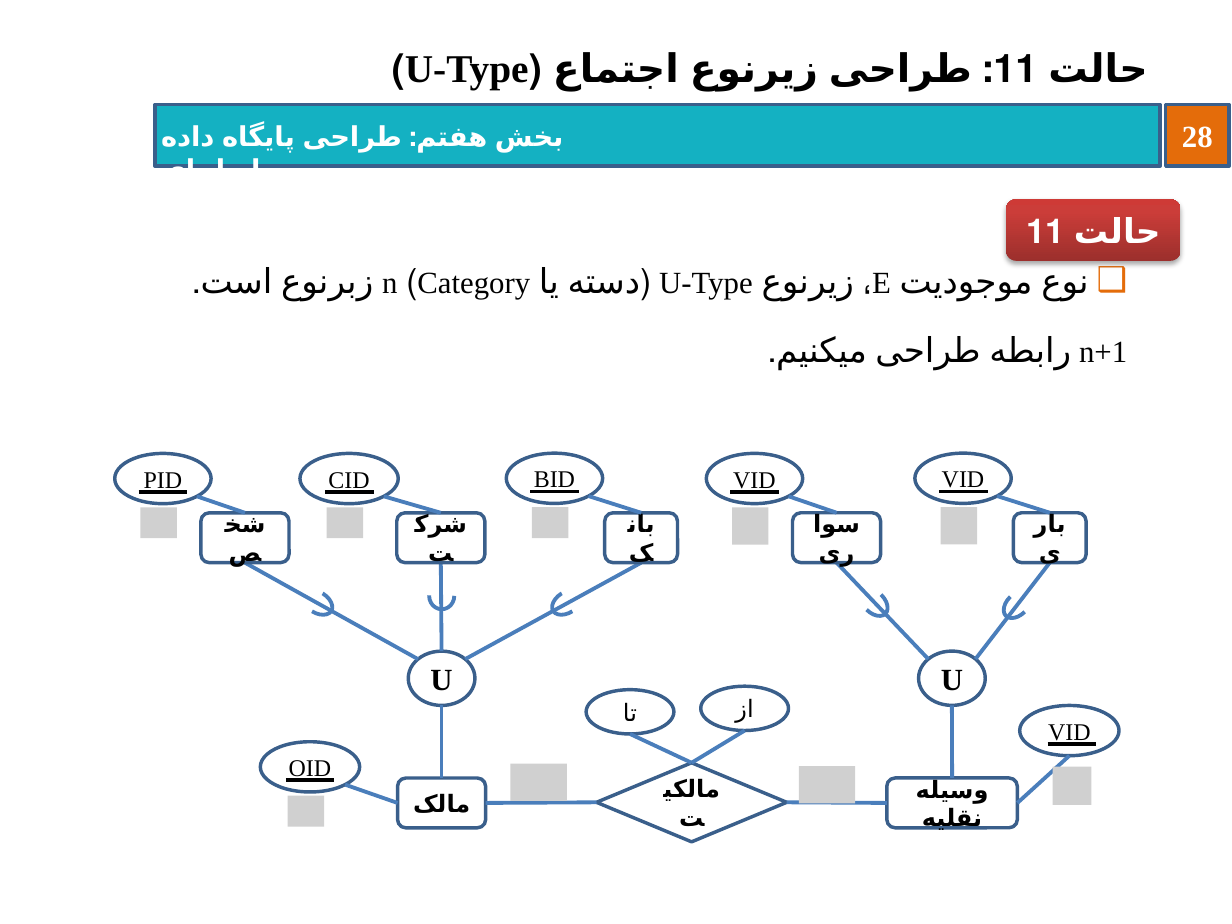
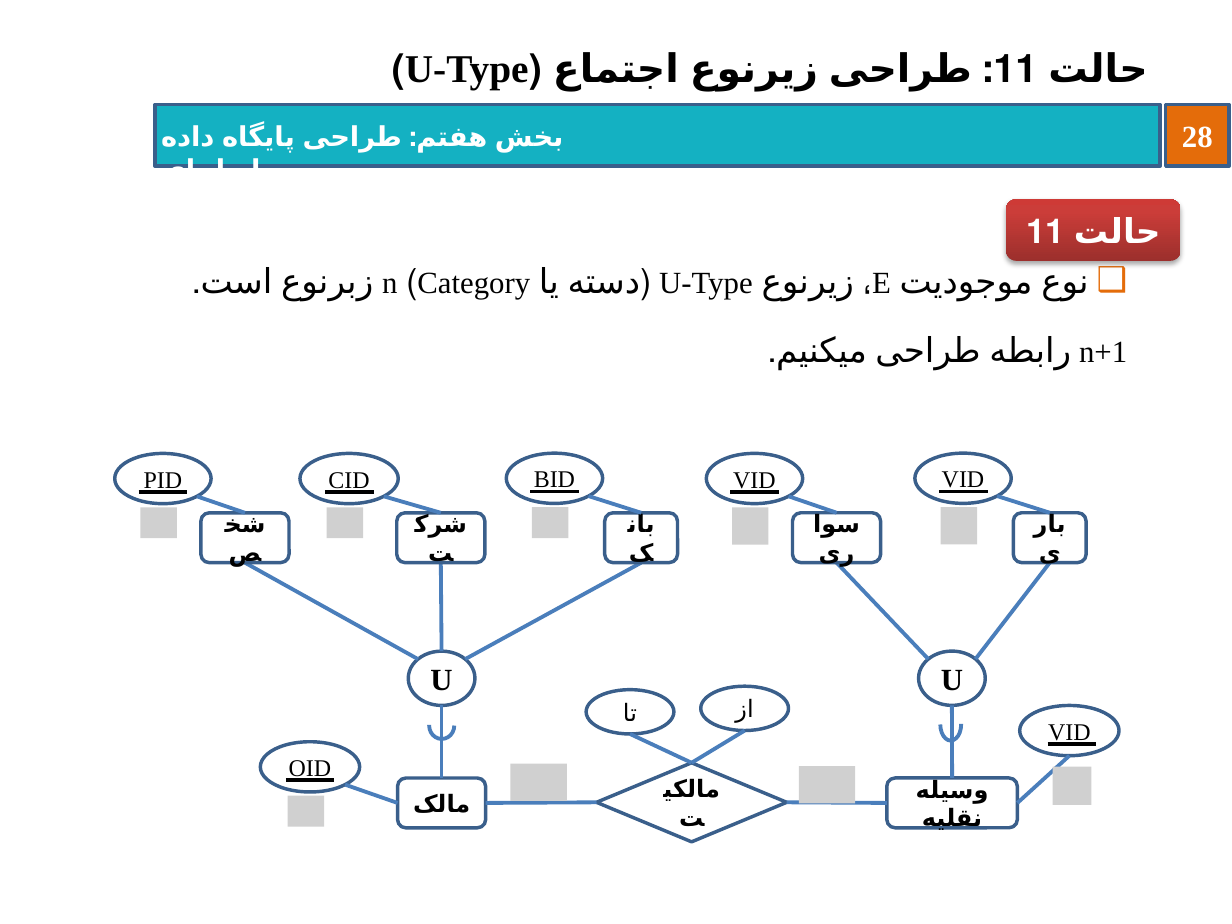
Before and after one commit to behnamhatami/DB-Slides, a slide deck: slide 28 of 7-DB-RDBDesign.pptx. Drawn at 1232x924 pixels with LibreOffice and Linux fonts; fonts in the diff are those of the drawing; grey boxes stand for pictures; background and template pictures are left out. Boxes give left, top, right and bottom in pixels: in the first picture for what was removed or moved away, otherwise in the second. Text is boxed around its words. In the diff, an @@ line names an element or a change of style, - is before the commit and + after.

```diff
--- a/7-DB-RDBDesign.pptx
+++ b/7-DB-RDBDesign.pptx
@@ arc (boxed as its full ellipse) removed at bbox=[299, 586, 337, 620] @@
@@ arc (boxed as its full ellipse) removed at bbox=[548, 586, 586, 620] @@
@@ arc (boxed as its full ellipse) removed at bbox=[999, 586, 1036, 623] @@
@@ arc (boxed as its full ellipse): place and size @@
-arc (boxed as its full ellipse) at bbox=[430, 583, 455, 610]
+arc (boxed as its full ellipse) at bbox=[430, 712, 455, 739]
@@ arc (boxed as its full ellipse) at bbox=[941, 709, 962, 741]: rotation 45 to 90 degrees @@
```
Also in this commit, not shown: 34 other slides changed, 6 slides added.
